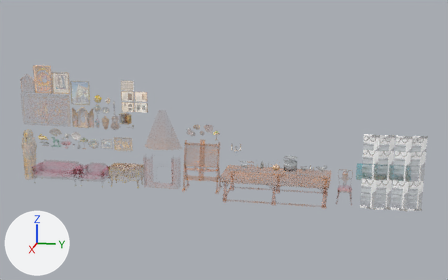
What one commit did to the FBX model Docs/FBX/AssestsPreencher.fbx.
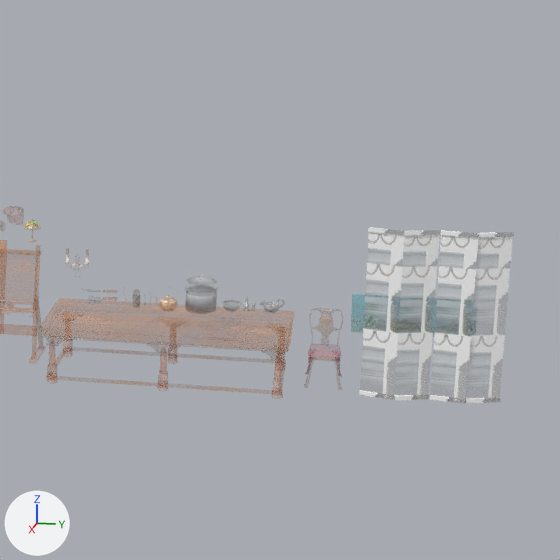
Old and new are each drawn whole from a camera (50 mm lens) standing at (25.64, 9.47, 8.75) and looking at (0.31, 4.4, 2.42) and again close up on the part from 45% to 100% of the width and 12% to 100% of the height. The lights are fixed; the arrows at lower left show +X, +Y and +Z. The older version's two pictures come first. Where no turn or scale is listed for an object, it has been applied to the vertices.
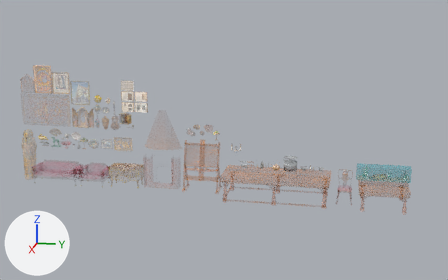
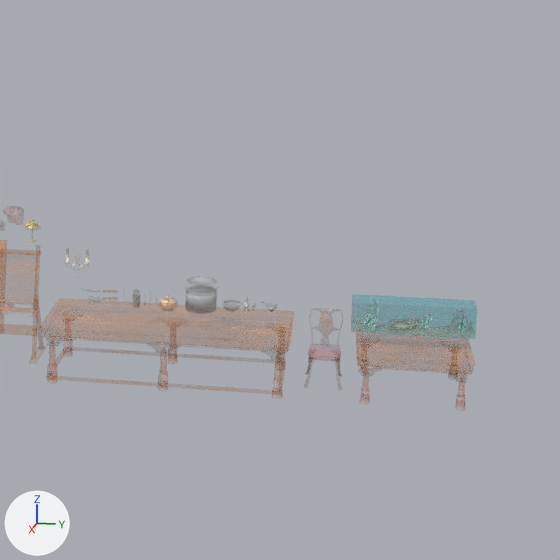
What differs and where, as boxes (x1, y1, x2, y2) in the close-ups (560 x 560 px):
'Plane.002', deleted
    before: (430, 230, 478, 403)
'Plane', deleted
    before: (359, 227, 404, 400)
'Plane.003', deleted
    before: (465, 232, 513, 403)
'Plane.001', deleted
    before: (394, 230, 440, 400)
'MesaDeCentro', added
    after: (358, 334, 473, 411)

What the commit changed:
Mesh me_mesabiblioteca_001 is new.
It has 359 vertices, 270 faces and spans x -1.0..1.0, y -1.0..1.0, z 0.02..0.94.
It uses material mat_materiaispreencher.
Object 'Plane' (ob_plane) is deleted.
Object 'Plane.003' (ob_plane_003) is deleted.
Object 'Plane.002' (ob_plane_002) is deleted.
Object 'Plane.001' (ob_plane_001) is deleted.
Object 'MesaDeCentro' (ob_mesadecentro) is new; it shows me_mesabiblioteca_001.
Its location is (0.51, 11.1, -0.02).
